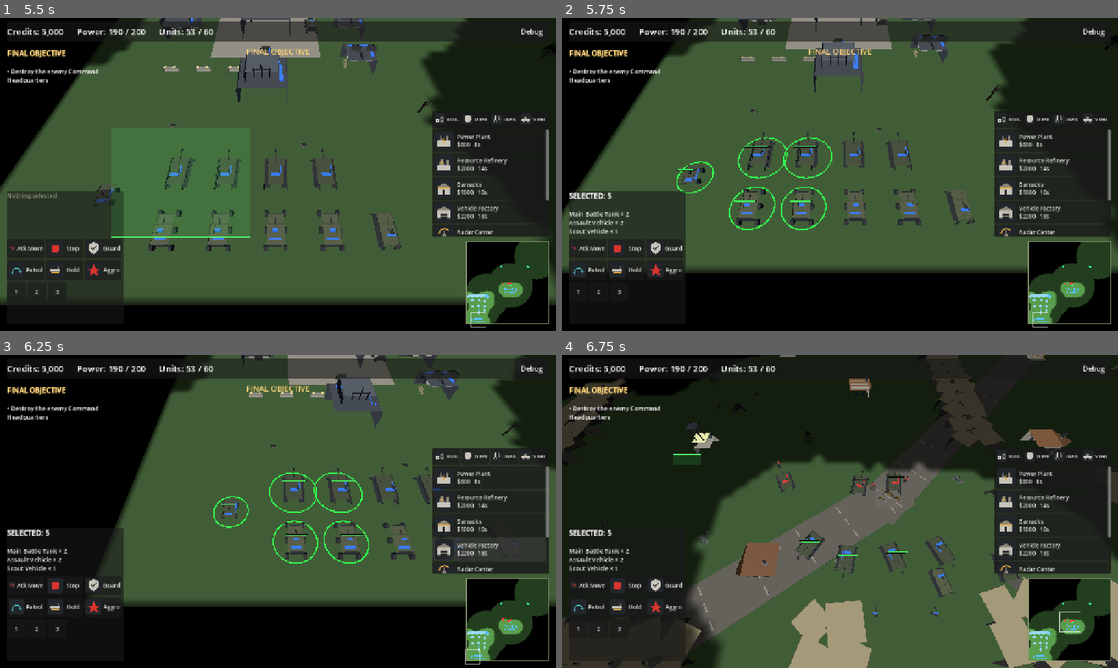
Above: before the commit, frames 1-4 (two rows, left to right).
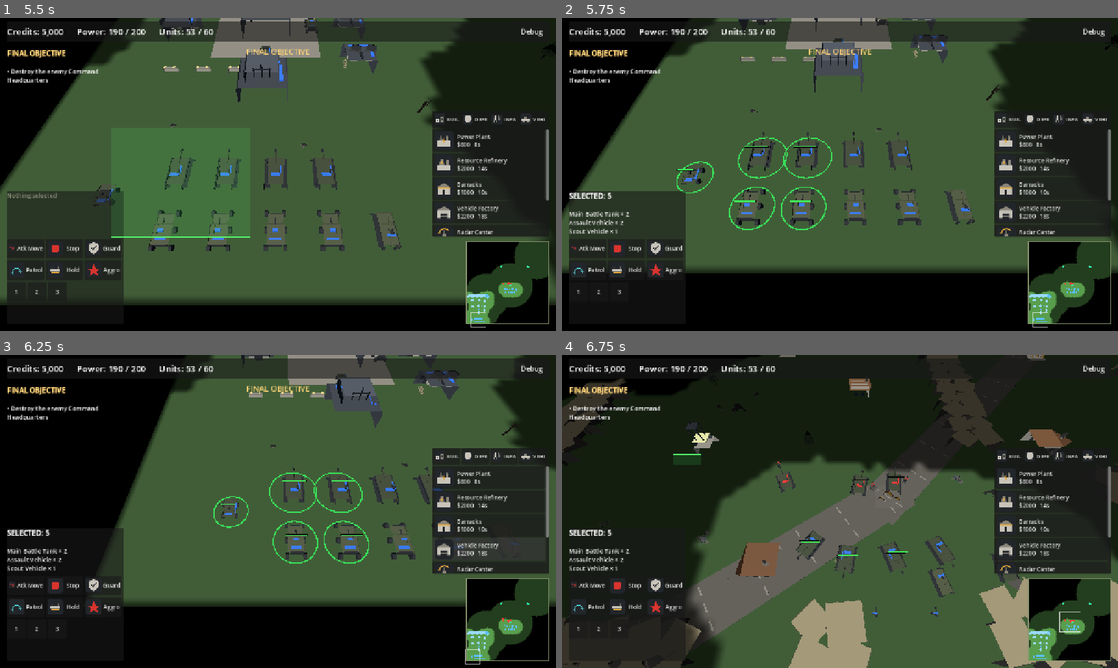
Above: after the commit, the same moments.

Repository: xionams/operation-midnight
Game: Godot game, scene res://tests/showcase.tscn
Two runs of this game, one before a commit and one after it. Both use one fixed random seed, a clock stepped at 60 frames per second and the inputs below. This scene is started directly instead of the project's main scene.
Inputs (mouse positions are in pixels of both pictures, inside the frame that each line leads up to):
- Up to frame 1 (5.5 s): click "1" at 0.5 s; click "2" at 1.25 s; click "Debug" at 2 s; tap Enter at 2.75 s; drag from (505, 284) to (333, 105) at 2.77 s; drag from (166, 190) to (250, 237) at 3.52 s; move the mouse to (333, 105) at 4.27 s; hold D (move_right) 4.28-5 s; tap 2 at 4.35 s; drag from (250, 237) to (111, 127) at 5.02 s
- Up to frame 2 (5.75 s): no input
- Up to frame 3 (6.25 s): move the mouse to (444, 558) at 5.77 s; hold A (move_left) from 5.78 s (still down); tap 0 at 5.85 s
- Up to frame 4 (6.75 s): release A (move_left) at 6.5 s; drag from (673, 464) to (756, 433) at 6.52 s

Frame 1 is identical in both runs. In frame 2, 0.5% of the frame differs, in the area x 20-49%, y 38-68%; in frame 3, 0.5%, in the area x 38-67%, y 37-67%; in frame 4, nothing differs.

Commit message:
Make orders, selections and explosions land
Selection rings pop on the transition into selected rather than simply
appearing - a ring that fades up is easy to miss in a crowd - and
harvesters ring amber, so a player scanning a selection can see whether
they grabbed their economy along with their army. That is the mistake
the ring exists to prevent.

Explosions now shake the camera, scaled by blast size and faded by
distance, and only when the blast is within roughly 1.6 zoom lengths of
what the player is actually looking at. On a 220m map most explosions
are off screen and a camera that rattles for those is noise rather than
weight. The offset is applied to the camera position and never to
pan_target, so a shake can never drag the battlefield out from under the
player.

feel_test covers what someone would notice if it broke: the ring
appears, pops and settles; markers spawn and clear themselves; move and
attack read differently; a near blast shakes and a distant one does not;
the shake returns to exactly zero; and focusing eases rather than
teleporting.

Two of its checks failed first by measuring world position, where the
camera's exponential ease never quite arrives - a couple of centimetres
of ordinary drift read as a shake that never settled. They measure the
shake offset itself now, which is the thing under test.

Milestone 11 complete. Full suite 7/7 plus audio, feel, map, launch,
touch, save and match-end. 59.8 / 60.0 / 56.9 FPS at 40 / 80 / 120
units with audio and shake running.

Co-Authored-By: Claude Opus 5 <noreply@anthropic.com>
Claude-Session: https://claude.ai/code/session_01DZuC8PnfRtC4UfouPMZvxD

Diff:
--- a/scripts/core/rts_camera.gd
+++ b/scripts/core/rts_camera.gd
@@ -37,6 +37,29 @@
 var _pinch_start_distance: float = -1.0
 var _pinch_start_zoom: float = 0.0
 
+## Ordnance shake. An explosion that moves nothing reads as a decal;
+## a little camera displacement is what makes it land as an event.
+## Decays fast on purpose - a lingering wobble on an RTS camera makes
+## the battlefield hard to read, which is the opposite of the point.
+const SHAKE_DECAY: float = 4.5
+const SHAKE_MAX: float = 1.1
+var _shake: float = 0.0
+var _shake_offset: Vector3 = Vector3.ZERO
+var _shake_rng := RandomNumberGenerator.new()
+
+## Only shakes for something the player can actually see. An explosion
+## across the map rattling the camera is noise, and on a 220m map most
+## explosions are off screen.
+func shake(strength: float, at: Vector3 = Vector3.INF) -> void:
+	if at != Vector3.INF:
+		var distance: float = Vector2(at.x, at.z).distance_to(
+			Vector2(_current_pan.x, _current_pan.z))
+		var reach: float = _current_zoom * 1.6
+		if distance > reach:
+			return
+		strength *= clampf(1.0 - distance / reach, 0.0, 1.0)
+	_shake = minf(_shake + strength, SHAKE_MAX)
+
 func _ready() -> void:
 	add_to_group("rts_camera")
 	_forward_flat = -Vector3(CAMERA_DIR.x, 0.0, CAMERA_DIR.z).normalized()
@@ -66,11 +89,27 @@
 	_current_pan = _current_pan.lerp(pan_target, t)
 	_current_zoom = lerp(_current_zoom, zoom_distance, t)
 
+	_tick_shake(delta)
 	_apply_transform()
 
 func _apply_transform() -> void:
-	global_position = _current_pan + CAMERA_DIR * _current_zoom
+	global_position = _current_pan + CAMERA_DIR * _current_zoom + _shake_offset
 	look_at(_current_pan, Vector3.UP)
+
+## Shake is applied to the camera position, never to pan_target, so it
+## cannot drift the battlefield the player is looking at.
+func _tick_shake(delta: float) -> void:
+	if _shake <= 0.001:
+		if _shake_offset != Vector3.ZERO:
+			_shake_offset = Vector3.ZERO
+		_shake = 0.0
+		return
+	_shake = maxf(0.0, _shake - SHAKE_DECAY * delta * maxf(_shake, 0.35))
+	var amount: float = _shake * 0.5
+	_shake_offset = Vector3(
+		_shake_rng.randf_range(-amount, amount),
+		_shake_rng.randf_range(-amount, amount) * 0.6,
+		_shake_rng.randf_range(-amount, amount))
 
 ## The camera is the lowest-priority consumer of a drag: once the
 ## selection layer has committed the gesture to a marquee, the
--- a/scripts/units/unit_base.gd
+++ b/scripts/units/unit_base.gd
@@ -203,8 +203,14 @@
 	selection_ring.mesh = ring
 	selection_ring.position = Vector3(0, 0.05, 0)
 	var material := StandardMaterial3D.new()
-	material.albedo_color = Color(0.2, 1.0, 0.3)
+	## Harvesters read amber so a player scanning a selection can tell at
+	## a glance whether they just grabbed their economy along with their
+	## army - which is the mistake this ring exists to prevent.
+	material.albedo_color = Color(0.88, 0.65, 0.24) if (stats and stats.is_harvester) \
+		else Color(0.23, 0.87, 0.35)
 	material.shading_mode = BaseMaterial3D.SHADING_MODE_UNSHADED
+	## Never swallowed by the ground it is lying on.
+	material.no_depth_test = true
 	selection_ring.material_override = material
 	selection_ring.visible = false
 	add_child(selection_ring)
@@ -224,7 +230,16 @@
 
 func set_selected(selected: bool) -> void:
 	if selection_ring:
+		var was: bool = selection_ring.visible
 		selection_ring.visible = selected
+		## A ring that simply appears is easy to miss in a crowd. A short
+		## pop is the acknowledgement - it only plays on the transition,
+		## so re-selecting the same units does not restart it.
+		if selected and not was:
+			selection_ring.scale = Vector3(1.45, 1.0, 1.45)
+			var tween := create_tween()
+			tween.tween_property(selection_ring, "scale", Vector3.ONE, 0.16) \
+				.set_trans(Tween.TRANS_BACK).set_ease(Tween.EASE_OUT)
 	if health_bar:
 		health_bar.set_selected(selected)
 
--- a/scripts/vfx/vfx.gd
+++ b/scripts/vfx/vfx.gd
@@ -120,6 +120,7 @@
 		direction.normalized(), 40.0)
 
 static func artillery_flash(context: Node, position: Vector3, direction: Vector3) -> void:
+	_shake(context, position, 0.10)
 	var root := _scene_root(context)
 	_burst(root, position, 10, FLASH_YELLOW, 1.0, 8.0, 0.2, 0.0, true,
 		direction.normalized(), 20.0)
@@ -140,11 +141,22 @@
 # ---------------------------------------------------------- explosions
 
 static func explosion_small(context: Node, position: Vector3) -> void:
+	_shake(context, position, 0.18)
 	var root := _scene_root(context)
 	_burst(root, position, 12, FIRE_ORANGE, 1.3, 6.0, 0.45, -2.0, true, Vector3.UP, 80.0)
 	_burst(root, position, 10, SMOKE_GREY, 1.8, 2.5, 1.4, 0.8, false, Vector3.UP, 60.0)
 
+## Shakes whatever camera is watching, if it can see the blast.
+static func _shake(context: Node, position: Vector3, strength: float) -> void:
+	var tree := context.get_tree() if context != null and is_instance_valid(context) else null
+	if tree == null:
+		return
+	for camera in tree.get_nodes_in_group("rts_camera"):
+		if is_instance_valid(camera) and camera.has_method("shake"):
+			camera.shake(strength, position)
+
 static func explosion_large(context: Node, position: Vector3) -> void:
+	_shake(context, position, 0.55)
 	var root := _scene_root(context)
 	_burst(root, position + Vector3.UP * 0.5, 20, FLASH_YELLOW, 1.8, 9.0, 0.35, -1.0,
 		true, Vector3.UP, 85.0)
--- /dev/null
+++ b/tests/feel_test.gd
@@ -0,0 +1,141 @@
+extends Node
+
+## The feedback layer: acknowledgement, markers and camera reaction.
+##
+## Feel is the easiest thing to claim and the hardest to prove, so each
+## check here is about an observable the player would notice if it broke
+## - a ring that never appears, a marker that never clears, a camera that
+## shakes for something happening across the map, or one that never
+## settles back.
+
+var _fails: Array = []
+
+func _check(name: String, cond: bool, detail: String = "") -> void:
+	print("TEST| %-54s %s %s" % [name, "PASS" if cond else "FAIL", detail])
+	if not cond:
+		_fails.append(name + " " + detail)
+
+func _wait(seconds: float) -> void:
+	var elapsed: float = 0.0
+	while elapsed < seconds:
+		elapsed += get_process_delta_time()
+		await get_tree().process_frame
+
+func _ready() -> void:
+	var scene := get_parent()
+	await get_tree().process_frame
+	var hud = scene.get_node_or_null("HUD")
+	if hud and hud.has_method("_begin_match"):
+		hud._begin_match()
+	get_tree().paused = false
+	await get_tree().process_frame
+
+	var camera = scene.find_child("RTSCamera", true, false)
+	_check("The camera exists", camera != null)
+	var units := get_tree().get_nodes_in_group("player_units")
+	_check("There are units to select", units.size() >= 2, "(%d)" % units.size())
+	if camera == null or units.size() < 2:
+		return _finish()
+
+	# --- selection acknowledgement ---
+	var unit = units[0]
+	_check("A unit starts unselected", not unit.selection_ring.visible)
+	unit.set_selected(true)
+	_check("Selecting shows the ring", unit.selection_ring.visible)
+	_check("The ring pops rather than just appearing",
+		unit.selection_ring.scale.x > 1.05,
+		"(scale %.2f)" % unit.selection_ring.scale.x)
+	await _wait(0.5)
+	_check("The pop settles back to size",
+		absf(unit.selection_ring.scale.x - 1.0) < 0.05,
+		"(scale %.2f)" % unit.selection_ring.scale.x)
+	unit.set_selected(false)
+	_check("Deselecting hides the ring", not unit.selection_ring.visible)
+
+	## A harvester must not look like a tank in a selection.
+	var harvester_colour := Color.BLACK
+	var soldier_colour := Color.BLACK
+	for u in units:
+		var mat = u.selection_ring.material_override
+		if u.stats != null and u.stats.is_harvester:
+			harvester_colour = mat.albedo_color
+		else:
+			soldier_colour = mat.albedo_color
+	if harvester_colour != Color.BLACK:
+		_check("Harvesters carry a different ring colour",
+			harvester_colour != soldier_colour)
+
+	# --- command markers ---
+	var before: int = _markers()
+	CommandMarker.spawn(scene.get_node("Level"), Vector3(0, 0, 0),
+		CommandTypes.Type.MOVE)
+	await get_tree().process_frame
+	_check("Ordering leaves a marker", _markers() > before, "(%d)" % _markers())
+	await _wait(CommandMarker.LIFETIME + 0.4)
+	_check("The marker clears itself", _markers() == before,
+		"(%d left)" % _markers())
+
+	var move_colour := CommandMarker.new()._color_for(CommandTypes.Type.MOVE)
+	var attack_colour := CommandMarker.new()._color_for(CommandTypes.Type.ATTACK)
+	_check("Move and attack orders are not the same colour",
+		move_colour != attack_colour)
+
+	# --- camera reaction ---
+	camera.focus_on(Vector3.ZERO)
+	await _wait(1.0)
+
+	## Measured on the shake offset itself, not on world position: the
+	## camera eases toward its target asymptotically and never exactly
+	## arrives, so a couple of centimetres of ordinary easing drift would
+	## otherwise read as a shake that never settled.
+	camera.shake(0.6, Vector3.ZERO)
+	await _wait(0.05)
+	_check("A nearby explosion shakes the camera",
+		camera._shake_offset.length() > 0.01,
+		"(%.3f m)" % camera._shake_offset.length())
+
+	await _wait(1.6)
+	_check("The shake settles rather than lingering",
+		camera._shake_offset.length() < 0.001,
+		"(%.4f m)" % camera._shake_offset.length())
+
+	## And something across the map should not.
+	camera.shake(0.6, Vector3(200, 0, 200))
+	await _wait(0.05)
+	_check("An explosion across the map does not shake the camera",
+		camera._shake_offset.length() < 0.001,
+		"(%.4f m)" % camera._shake_offset.length())
+
+	## Shake must never drag the battlefield the player is looking at.
+	var resting: Vector3 = camera.global_position
+	var pan_before: Vector3 = camera.pan_target
+	camera.shake(1.0, Vector3.ZERO)
+	await _wait(0.3)
+	_check("Shaking never moves what the camera is looking at",
+		camera.pan_target.is_equal_approx(pan_before))
+	await _wait(1.5)
+
+	# --- camera easing ---
+	camera.focus_on(Vector3(40, 0, 40))
+	await _wait(0.03)
+	var moved: float = camera.global_position.distance_to(resting)
+	_check("Focusing eases rather than teleporting", moved < 30.0, "(%.1f m)" % moved)
+	await _wait(2.0)
+	_check("And it arrives", camera.global_position.distance_to(resting) > 20.0,
+		"(%.1f m)" % camera.global_position.distance_to(resting))
+
+	_finish()
+
+func _markers() -> int:
+	var count: int = 0
+	for node in get_parent().get_node("Level").get_children():
+		if node is CommandMarker:
+			count += 1
+	return count
+
+func _finish() -> void:
+	print("TEST| ---- %d failure(s) ----" % _fails.size())
+	for f in _fails:
+		print("TEST| FAIL ", f)
+	print("TEST| DONE")
+	get_tree().quit()
--- /dev/null
+++ b/tests/feel_test.tscn
@@ -0,0 +1,9 @@
+[gd_scene load_steps=3 format=3]
+
+[ext_resource type="PackedScene" path="res://main.tscn" id="1"]
+[ext_resource type="Script" path="res://tests/feel_test.gd" id="2"]
+
+[node name="Main" instance=ExtResource("1")]
+
+[node name="FeelTest" type="Node" parent="."]
+script = ExtResource("2")
Not shown, changed: TASKS.md
